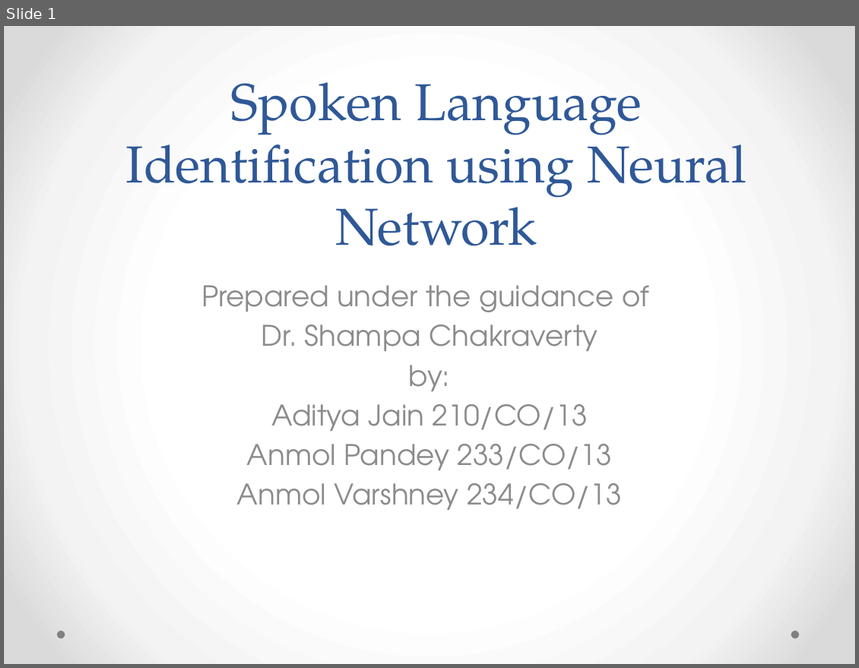
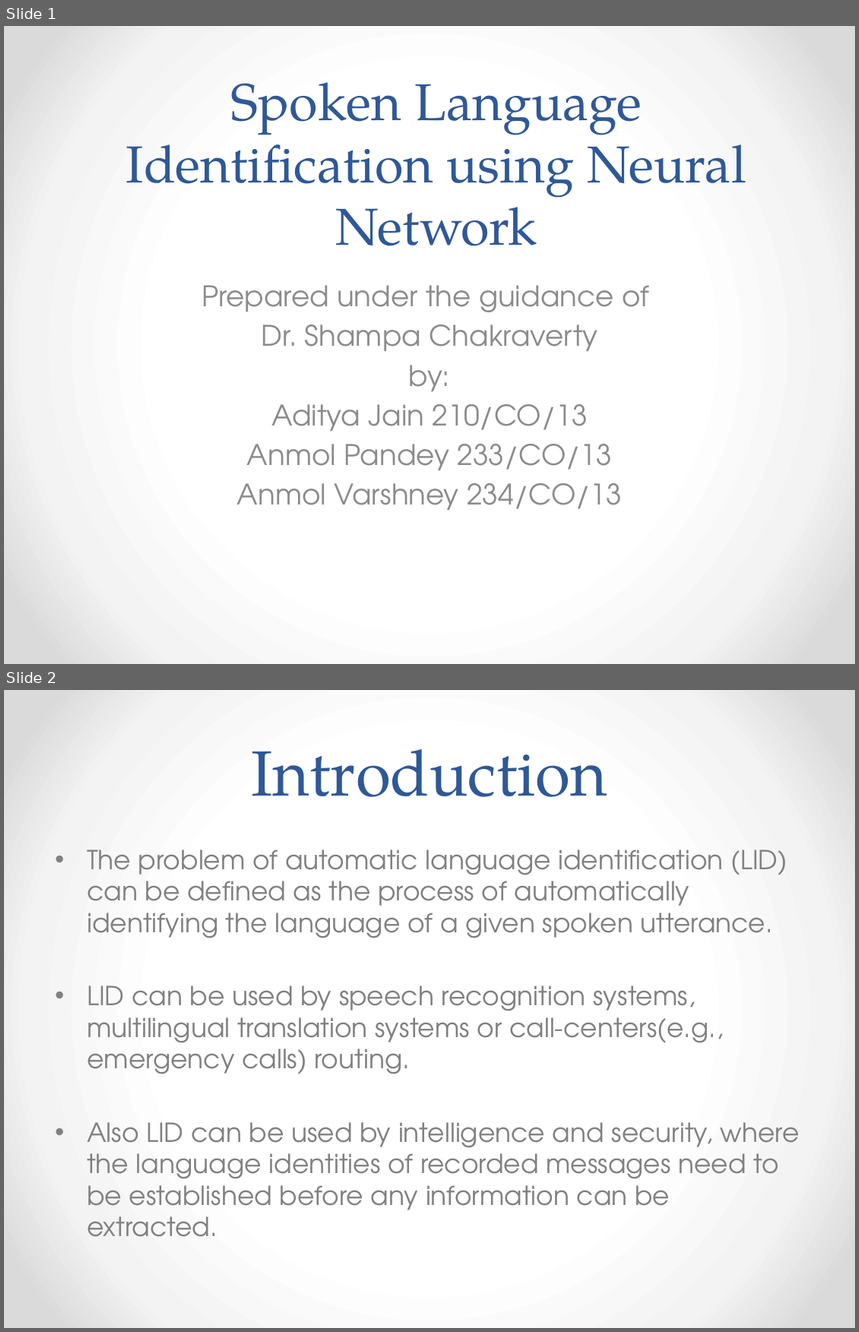
Before and after one commit to AudioExtractors/LanguageDetection, a slide deck: Docs/Presentation.pptx. Shown one above the other, each under a label of ours: slide 1 before the commit, slides 1 and 2 after it. The pictures are 859x668 and 859x1332 pixels, drawn with LibreOffice and Linux fonts; fonts in the diff are those of the drawing. Boxes give left, top, right and bottom in pixels: in the first picture for what was removed or moved away, otherwise in the second. Text is boxed around its words. In the diff, an @@ line names an element or a change of style, - is before the commit and + after.

```diff
--- a/Docs/Presentation.pptx
+++ b/Docs/Presentation.pptx
@@ slide 2 added at box(4, 690, 855, 1328), background gradient #FFFFFF to #F4F4F4 to #DADADA @@
@@ title added at box(251, 749, 607, 797), 54 pt, text #2F5897 @@
+Introduction
@@ text added at box(87, 850, 799, 1237), 22.2 pt, text #808080 @@
+• The problem of automatic language identification (LID) can be defined as the process of automatically identifying the language of a given spoken utterance.
+• LID can be used by speech recognition systems, multilingual translation systems or call-centers(e.g., emergency calls) routing.
+• Also LID can be used by intelligence and security, where the language identities of recorded messages need to be established before any information can be extracted.
@@ slide 1 changed as well @@
@@ ellipse removed at box(56, 631, 65, 639) @@
@@ ellipse removed at box(791, 631, 799, 639) @@
```
Also in this commit, not shown: 2 other slides added, 1 slide removed.
